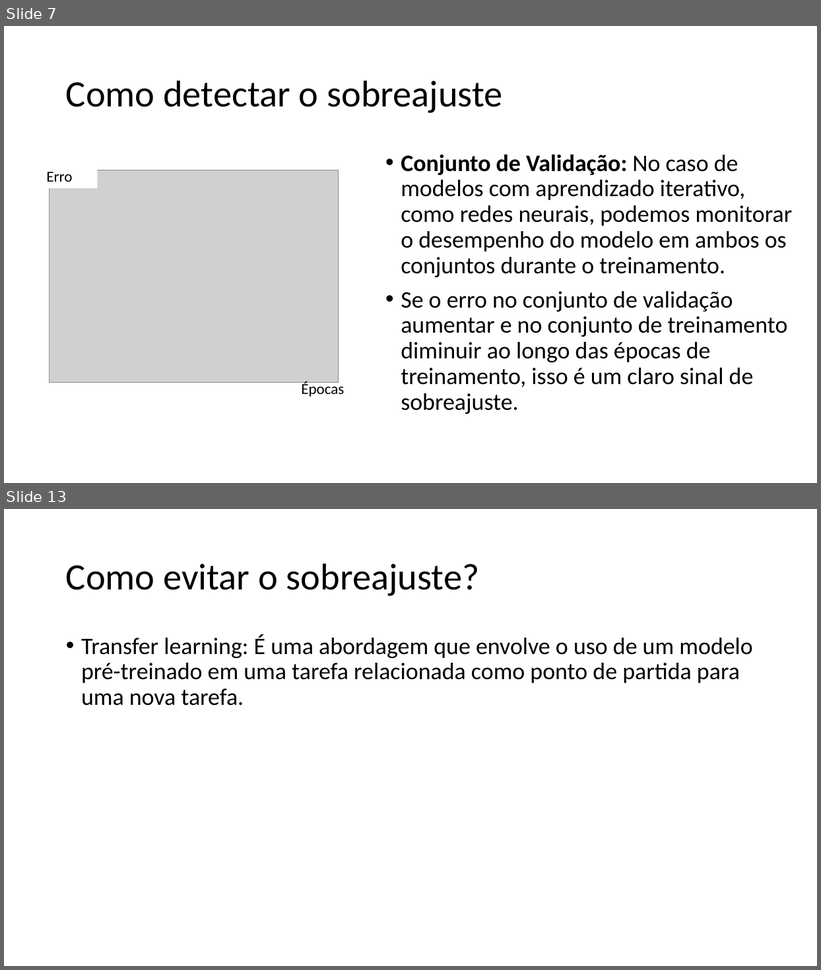
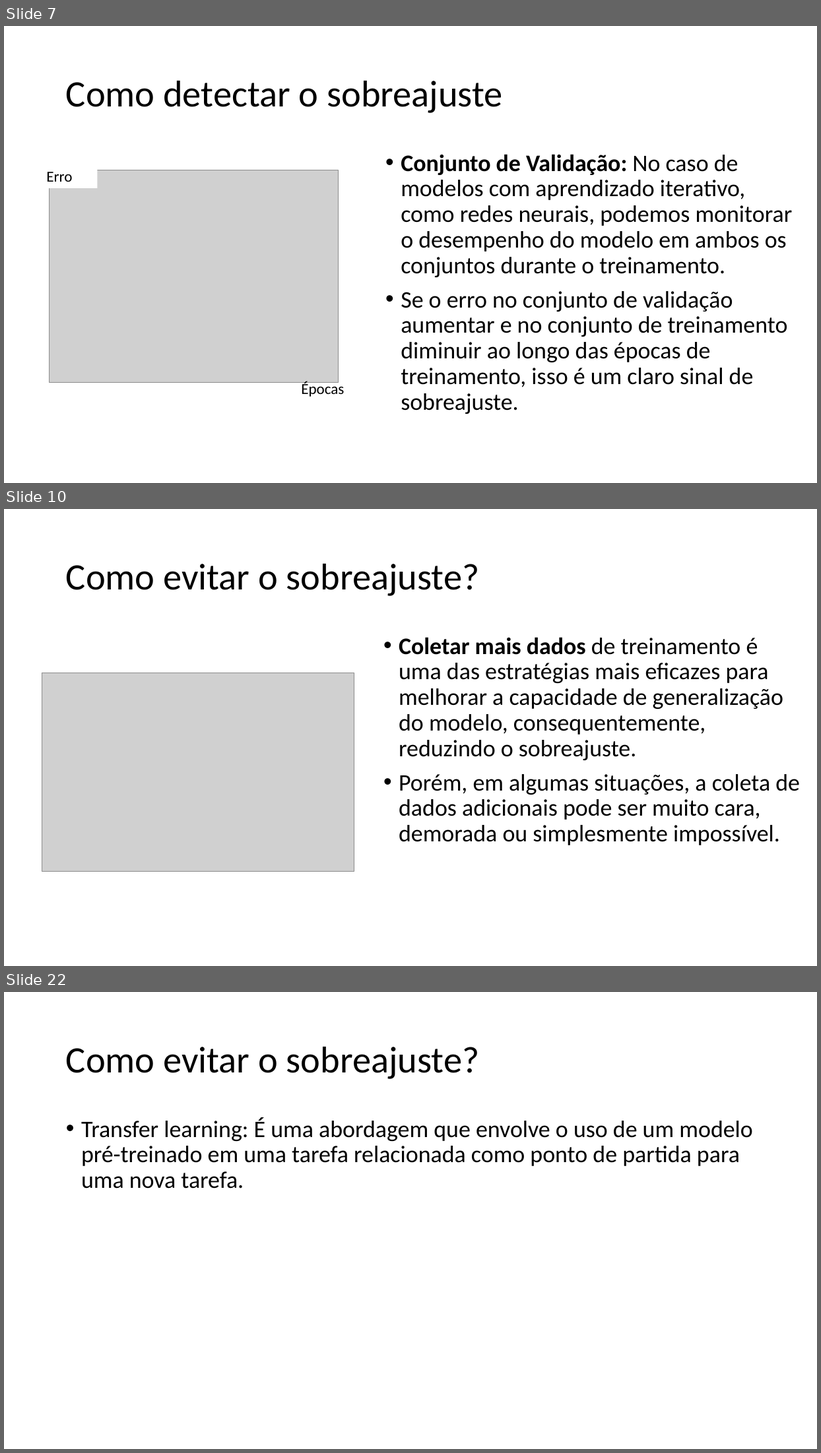
Before and after one commit to zz4fap/tp557-iot-ml, a slide deck: slides/TP557_13_Prevenindo_o_sobreajuste.pptx. Shown one above the other, each under a label of ours: slides 7 and 13 before the commit, slides 7, 10 and 22 after it; the slides between them are not shown. The pictures are 821x970 and 821x1453 pixels, drawn with LibreOffice and Linux fonts; fonts in the diff are those of the drawing; grey boxes stand for pictures. Boxes give left, top, right and bottom in pixels: in the first picture for what was removed or moved away, otherwise in the second. Text is boxed around its words. In the diff, an @@ line names an element or a change of style, - is before the commit and + after.

```diff
--- a/slides/TP557_13_Prevenindo_o_sobreajuste.pptx
+++ b/slides/TP557_13_Prevenindo_o_sobreajuste.pptx
@@ slide 10 added at box(4, 509, 817, 966), background #FFFFFF @@
@@ title added at box(66, 563, 480, 596), 44 pt, text #000000 @@
+Como evitar o sobreajuste?
@@ text added at box(399, 637, 800, 846), 28 pt, text #000000 @@
+• Coletar mais dados de treinamento é uma das estratégias mais eficazes para melhorar a capacidade de generalização do modelo, consequentemente, reduzindo o sobreajuste.
+• Porém, em algumas situações, a coleta de dados adicionais pode ser muito cara, demorada ou simplesmente impossível.
@@ picture added at box(42, 673, 354, 872) @@
@@ what was slide 13 is now slide 22 @@
```
Also in this commit, not shown: 5 slides changed, 8 other slides added, 6 other files.
